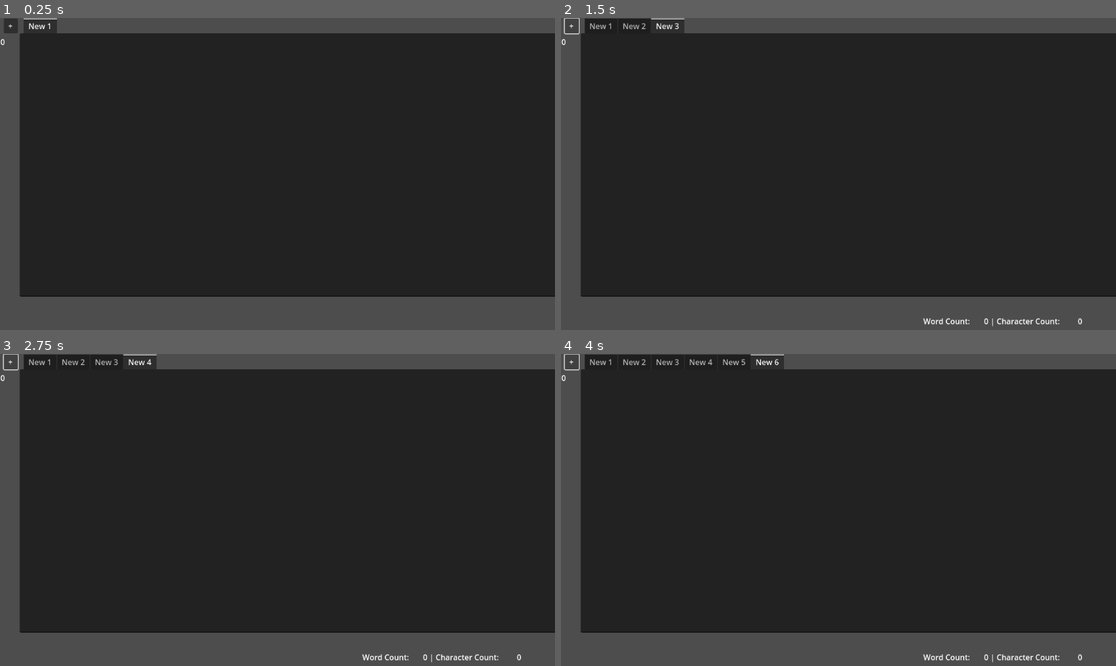
Above: before the commit, frames 1-4 (two rows, left to right).
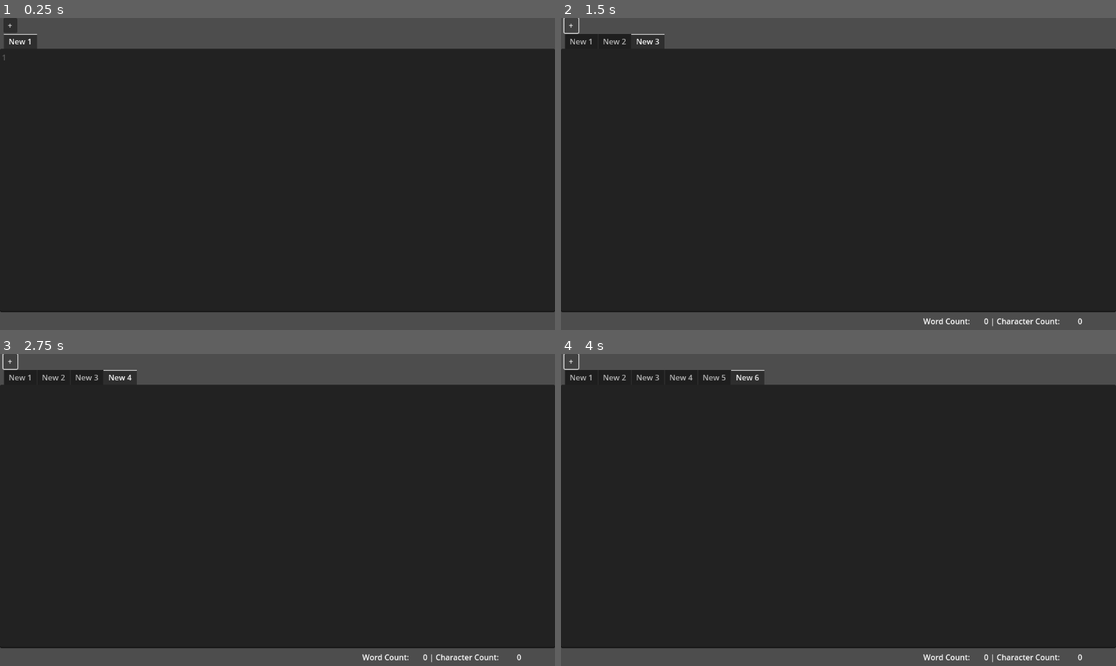
Above: after the commit, the same moments.

Repository: JacobMundy/Worst-Editor
Game: Godot game, scene res://Main.tscn
The game is run twice, just before and just after one commit, with the same random seed, the same clock (stepped at 60 frames per second) and the same inputs.
Inputs:
- Up to frame 1 (0.25 s): no input
- Up to frame 2 (1.5 s): click "+" at 0.5 s; click "+" at 1.25 s
- Up to frame 3 (2.75 s): click "+" at 2 s
- Up to frame 4 (4 s): tap Enter at 2.75 s; hold Ctrl 2.78-3.53 s; tap Space at 3.5 s; tap Shift at 3.6 s

The runs differ from the first frame. In frame 1, 13% of the frame differs, in the area x 0-100%, y 0-95%; in frame 2, 13%; in frame 3, 13%; in frame 4, 13%.
Error before the commit: Invalid call. Nonexistent function 'set_new_text_edit' in base 'RichTextLabel'. (res://TabContainer.gd:135)
Error after the commit: Attempt to call function 'set_new_text_edit' in base 'null instance' on a null instance. (res://TabContainer.gd:135)

Commit message:
line counter removed offsets changed

Diff:
--- a/Main.tscn
+++ b/Main.tscn
@@ -1,33 +1,31 @@
-[gd_scene load_steps=7 format=3 uid="uid://rxlgjbf6325h"]
+[gd_scene load_steps=6 format=3 uid="uid://rxlgjbf6325h"]
 
 [ext_resource type="Script" path="res://Main.gd" id="1_5tgg4"]
 [ext_resource type="Script" path="res://TabContainer.gd" id="2_n6c4u"]
 [ext_resource type="Script" path="res://PopupControl.gd" id="3_700oh"]
 [ext_resource type="Script" path="res://WordCounter.gd" id="3_ltlx6"]
-[ext_resource type="Script" path="res://LineCounter.gd" id="4_cdwkw"]
 [ext_resource type="Script" path="res://CommandPalette.gd" id="5_axf3m"]
 
 [node name="Main" type="Node2D"]
 script = ExtResource("1_5tgg4")
 
 [node name="AddTabButton" type="Button" parent="."]
-offset_left = 8.0
-offset_top = 1.0
-offset_right = 37.0
-offset_bottom = 32.0
+offset_left = 7.0
+offset_right = 36.0
+offset_bottom = 31.0
 text = "+"
 
 [node name="TabContainer" type="TabContainer" parent="."]
-offset_left = 41.0
-offset_top = 1.0
-offset_right = 1151.0
+offset_top = 33.0
+offset_right = 1148.0
 offset_bottom = 624.0
 tooltip_text = "
 "
 script = ExtResource("2_n6c4u")
 
-[node name="New 1" type="TextEdit" parent="TabContainer"]
+[node name="New 1" type="CodeEdit" parent="TabContainer"]
 layout_mode = 2
+gutters_draw_line_numbers = true
 
 [node name="ChangeFileNameWindow" type="Window" parent="."]
 title = "Change File Name"
@@ -86,17 +84,6 @@
 grow_vertical = 0
 text = "Cancel"
 
-[node name="LineCounter" type="RichTextLabel" parent="."]
-offset_left = 1.0
-offset_top = 38.0
-offset_right = 40.0
-offset_bottom = 645.0
-bbcode_enabled = true
-text = "0"
-shortcut_keys_enabled = false
-drag_and_drop_selection_enabled = false
-script = ExtResource("4_cdwkw")
-
 [node name="SaveFileDialog" type="FileDialog" parent="."]
 position = Vector2i(245, 215)
 size = Vector2i(700, 350)
@@ -131,8 +118,10 @@
 anchors_preset = 15
 anchor_right = 1.0
 anchor_bottom = 1.0
-offset_right = 417.0
-offset_bottom = 30.0
+offset_left = -1.0
+offset_top = 37.0
+offset_right = 416.0
+offset_bottom = 67.0
 grow_horizontal = 2
 grow_vertical = 2
 script = ExtResource("3_ltlx6")
